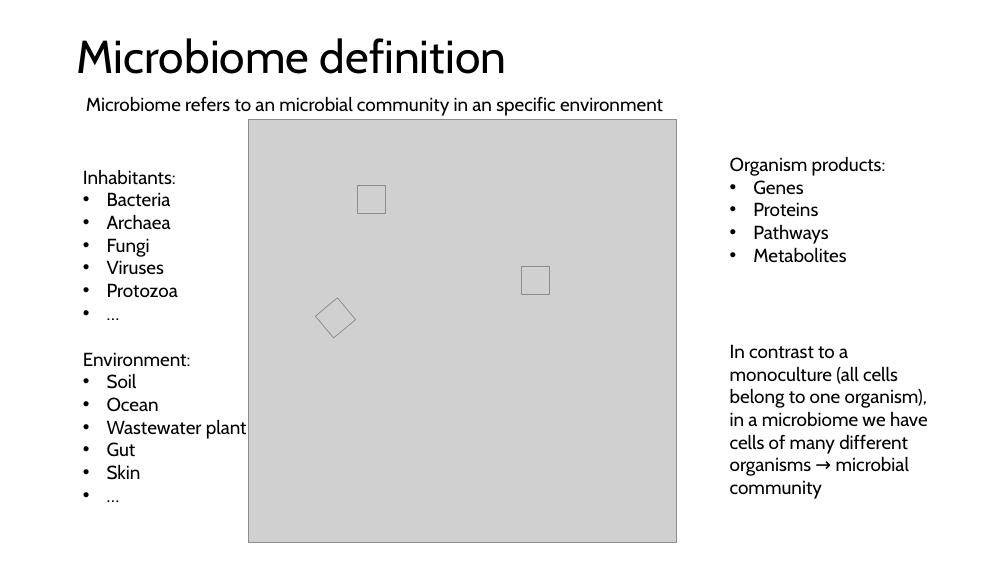
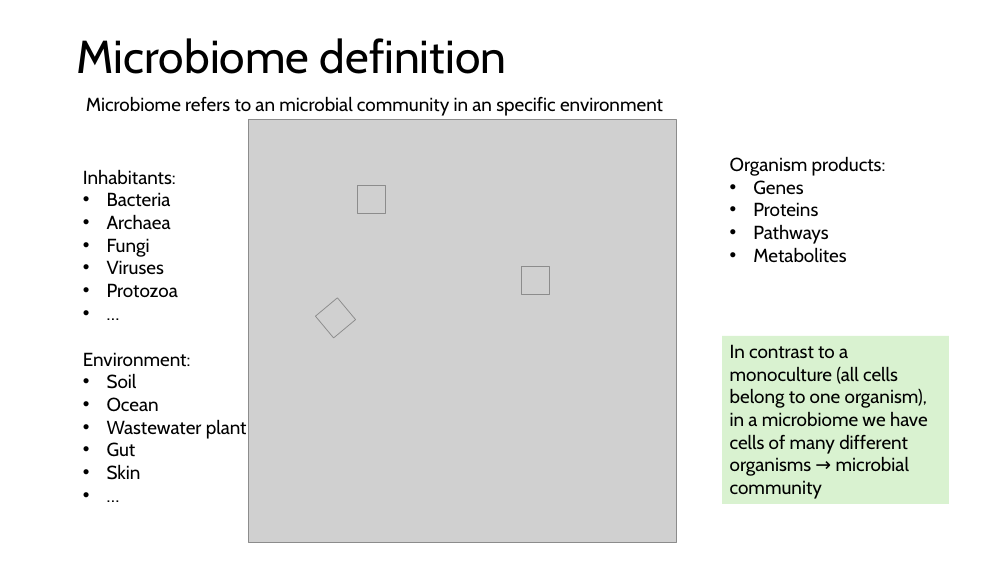
Before and after one commit to biosustain/dsp_metagenomics_training, a slide deck: slide 16 of course_contents/IntroMetagenomics.pptx. Drawn at 1008x567 pixels with LibreOffice and Linux fonts; fonts in the diff are those of the drawing; grey boxes stand for pictures. Boxes give left, top, right and bottom in pixels: in the first picture for what was removed or moved away, otherwise in the second. Text is boxed around its words. In the diff, an @@ line names an element or a change of style, - is before the commit and + after.

```diff
--- a/course_contents/IntroMetagenomics.pptx
+++ b/course_contents/IntroMetagenomics.pptx
@@ rectangle "In contrast to a monoculture ...": place and size @@
-rectangle "In contrast to a monoculture ..." at [730,344,928,499]
+rectangle "In contrast to a monoculture ..." at [722,336,949,504]
@@ rectangle "In contrast to a monoculture ..." at [722,336,949,504]: fill none to #D9F2D0 @@
```
Also in this commit, not shown: 11 other slides changed, 1 other file.
